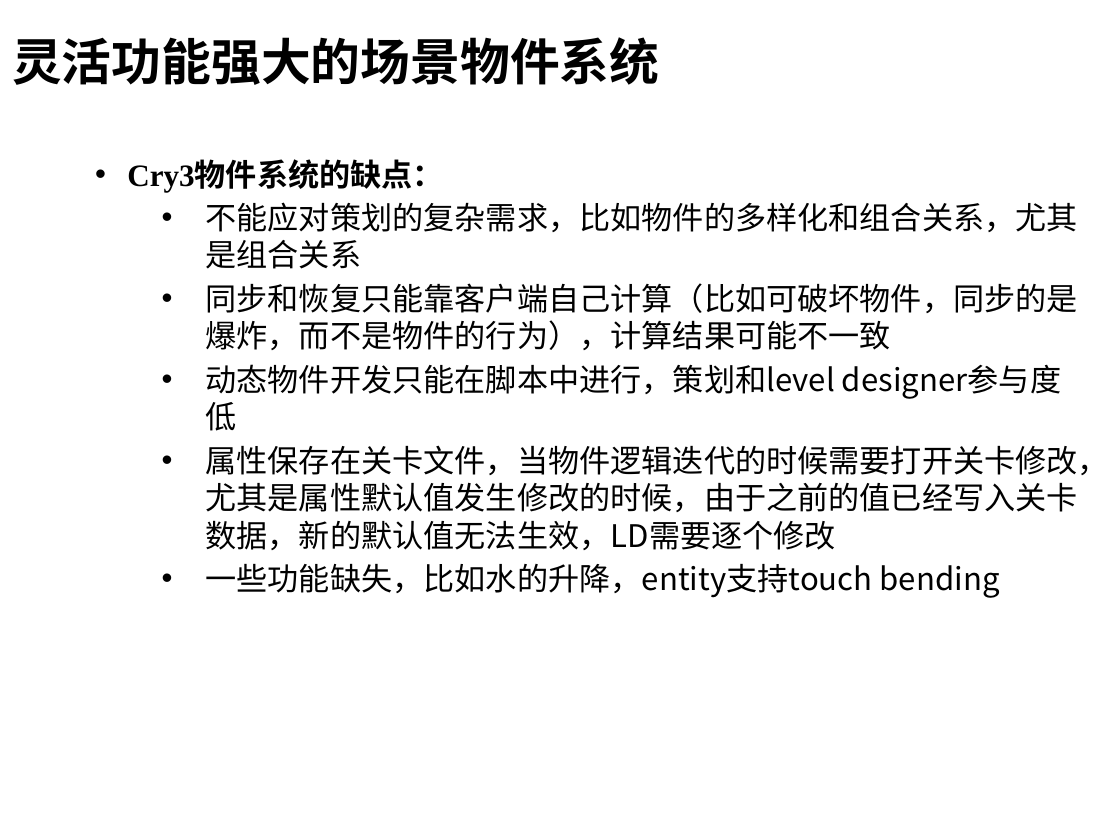
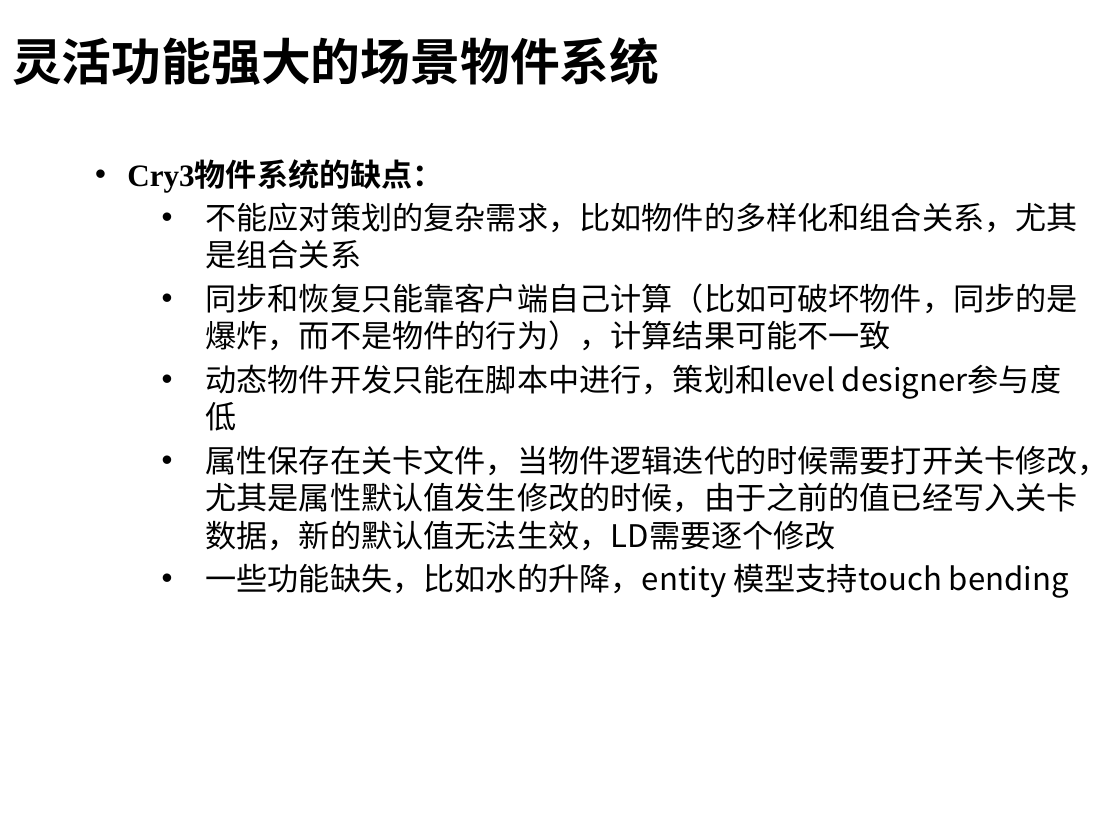
Before and after one commit to henryfung01/StreetFighter, a slide deck: slide 9 of Doc/whitebai.pptx. Drawn at 1120x840 pixels with LibreOffice and Linux fonts; fonts in the diff are those of the drawing; background and template pictures are left out. Boxes give left, top, right and bottom in pixels: in the first picture for what was removed or moved away, otherwise in the second. Text is boxed around its words. In the diff, an @@ line names an element or a change of style, - is before the commit and + after.

```diff
--- a/Doc/whitebai.pptx
+++ b/Doc/whitebai.pptx
@@ text at <box>205,564,1069,598</box>: text changed @@
-  • 一些功能缺失，比如水的升降，entity支持touch bending
+  • 一些功能缺失，比如水的升降，entity 模型支持touch bending
```
Also in this commit, not shown: 3 other slides changed, 1 slide added, 2 other files.
